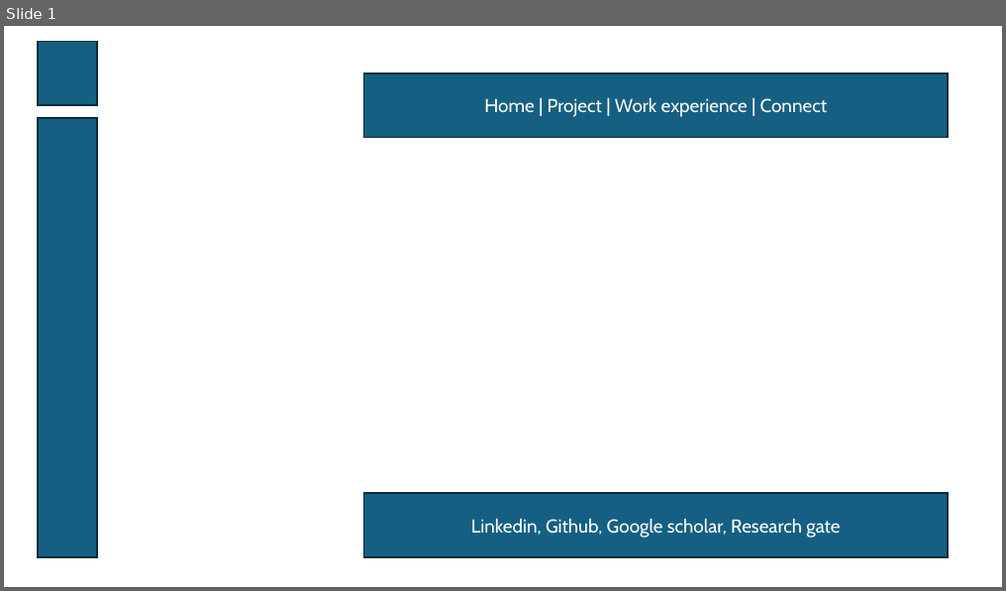
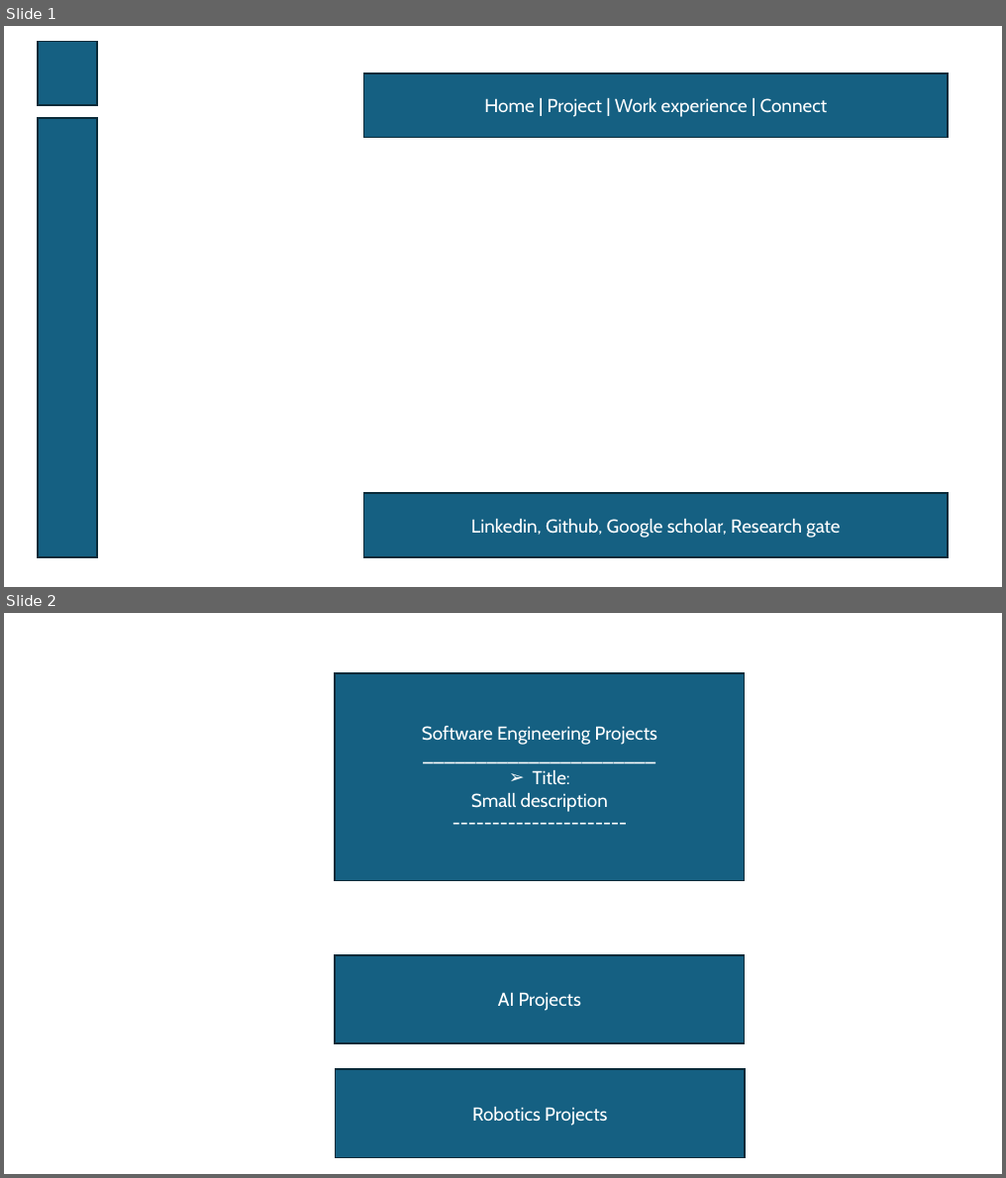
Before and after one commit to dthung99/Portfolio, a slide deck: design.pptx. Shown one above the other, each under a label of ours: slide 1 before the commit, slides 1 and 2 after it. The pictures are 1006x591 and 1006x1178 pixels, drawn with LibreOffice and Linux fonts; fonts in the diff are those of the drawing. Boxes give left, top, right and bottom in pixels: in the first picture for what was removed or moved away, otherwise in the second. Text is boxed around its words. In the diff, an @@ line names an element or a change of style, - is before the commit and + after.

Commit message:
add project page

```diff
--- a/design.pptx
+++ b/design.pptx
@@ slide 2 added at (4, 613, 1002, 1174), background #FFFFFF @@
@@ rectangle added at (335, 673, 745, 881), fill #156082, outline #092A39 1.5 pt, 18 pt, text #FFFFFF @@
+Software Engineering Projects
+______________________
+➢ Title:
+Small description
+----------------------
@@ rectangle added at (335, 956, 745, 1044), fill #156082, outline #092A39 1.5 pt, 18 pt, text #FFFFFF @@
+AI Projects
@@ rectangle added at (335, 1069, 745, 1158), fill #156082, outline #092A39 1.5 pt, 18 pt, text #FFFFFF @@
+Robotics Projects
```
Also in this commit, not shown: 1 other slide added, 1 slide removed, 16 other files.
